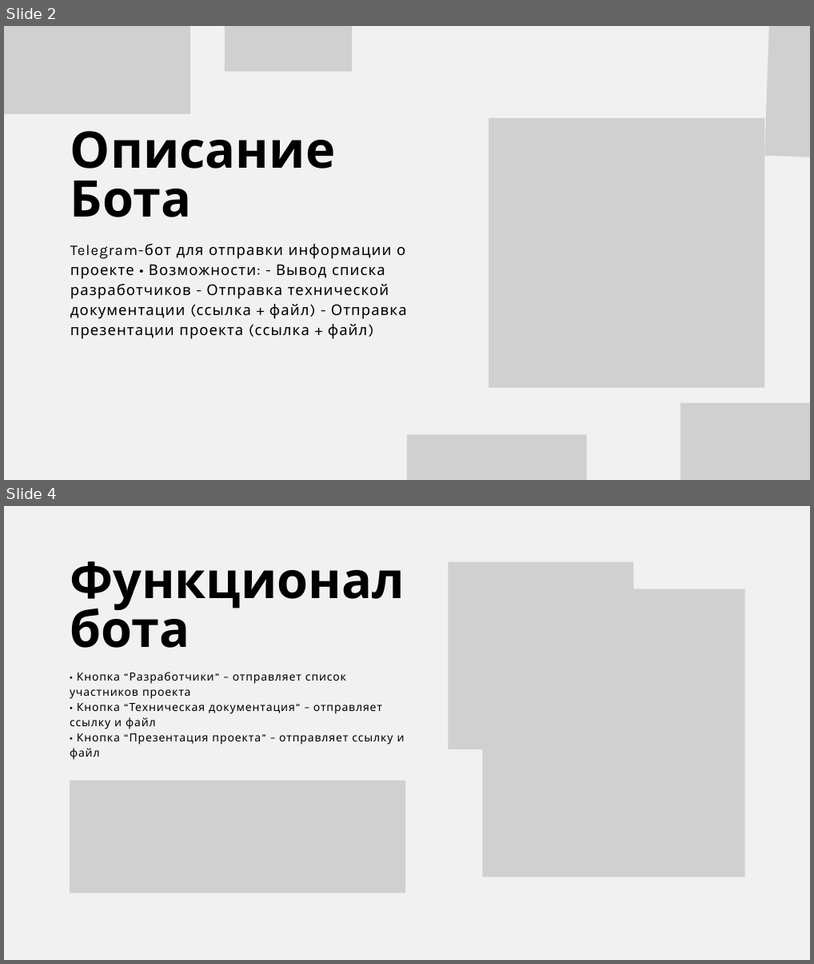
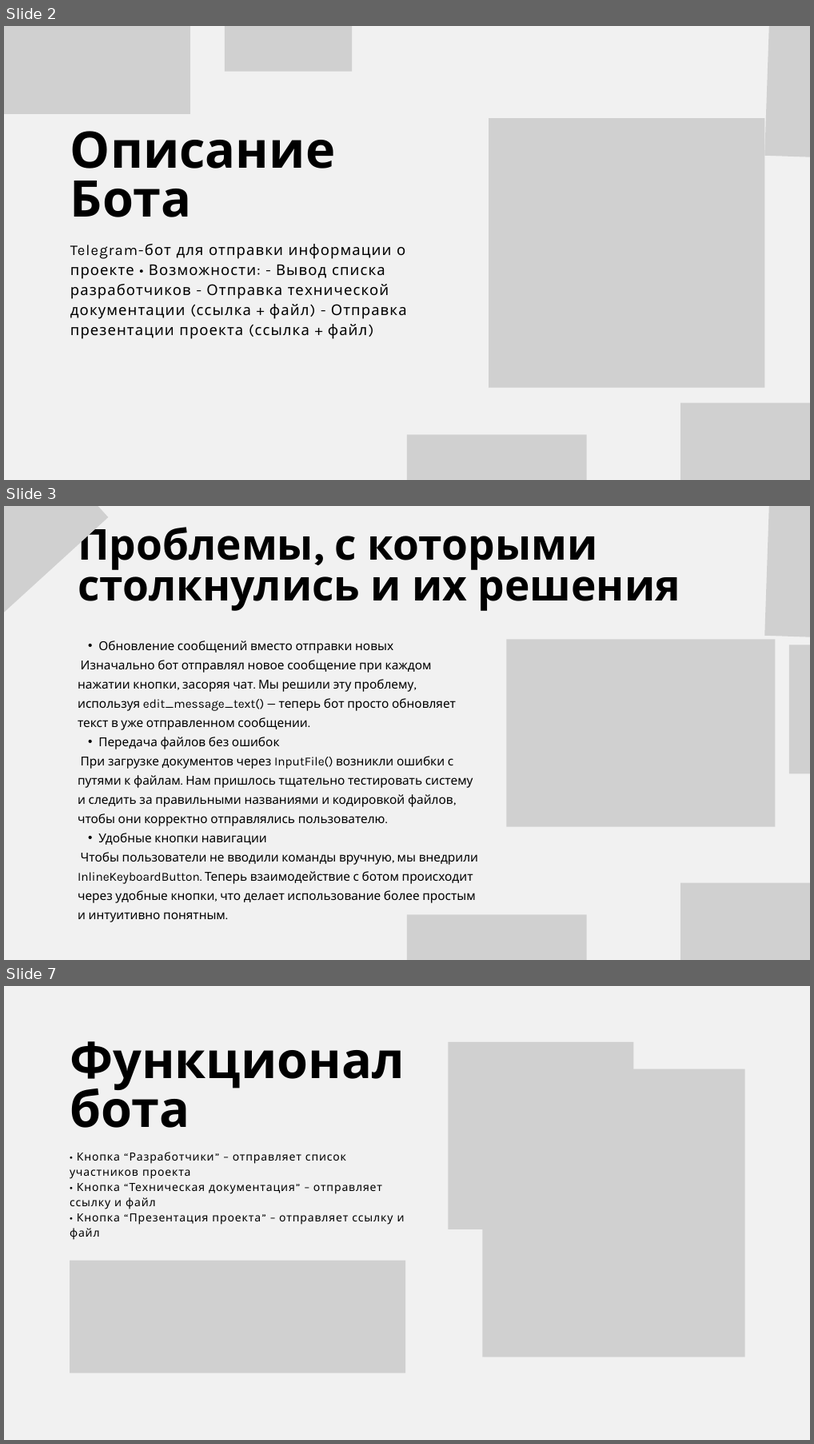
Before and after one commit to nimbl9/tgbotaiasid, a slide deck: AISID2025.pptx. Shown one above the other, each under a label of ours: slides 2 and 4 before the commit, slides 2, 3 and 7 after it; the slides between them are not shown. The pictures are 814x964 and 814x1444 pixels, drawn with LibreOffice and Linux fonts; fonts in the diff are those of the drawing; grey boxes stand for pictures. Boxes give left, top, right and bottom in pixels: in the first picture for what was removed or moved away, otherwise in the second. Text is boxed around its words. In the diff, an @@ line names an element or a change of style, - is before the commit and + after.

```diff
--- a/AISID2025.pptx
+++ b/AISID2025.pptx
@@ slide 3 added at (4, 506, 810, 960), background #F1F1F1 @@
@@ picture added at (4, 506, 108, 663) @@
@@ text added at (78, 527, 681, 611), 76 pt, text #000000, bold @@
+Проблемы, с которыми столкнулись и их решения
@@ picture added at (765, 506, 810, 637) @@
@@ text added at (78, 640, 478, 922), 22 pt, text #000000 @@
+  • Обновление сообщений вместо отправки новых
+Изначально бот отправлял новое сообщение при каждом нажатии кнопки, засоряя чат. Мы решили эту проблему, используя edit_message_text() — теперь бот просто обновляет текст в уже отправленном сообщении.
+  • Передача файлов без ошибок
+При загрузке документов через InputFile() возникли ошибки с путями к файлам. Нам пришлось тщательно тестировать систему и следить за правильными названиями и кодировкой файлов, чтобы они корректно отправлялись пользователю.
+  • Удобные кнопки навигации
+Чтобы пользователи не вводили команды вручную, мы внедрили InlineKeyboardButton. Теперь взаимодействие с ботом происходит через удобные кнопки, что делает использование более простым и интуитивно понятным.
@@ picture added at (506, 639, 775, 827) @@
@@ picture added at (790, 644, 810, 773) @@
@@ picture added at (681, 883, 810, 960) @@
@@ picture added at (407, 914, 587, 960) @@
@@ what was slide 4 is now slide 7 @@
```
Also in this commit, not shown: 2 slides changed, 2 other slides added.
